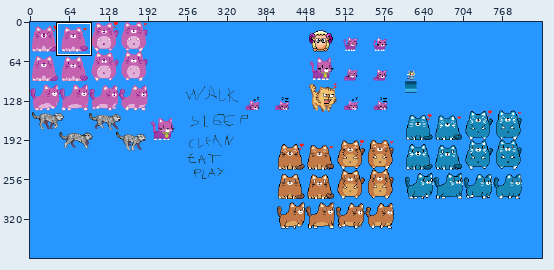
Two states of a sprite sheet, ClickDev.gmx/GFX/player.png. The picture above shows the old version from afar; the outline marks the close-up.
Close-up. As it was:
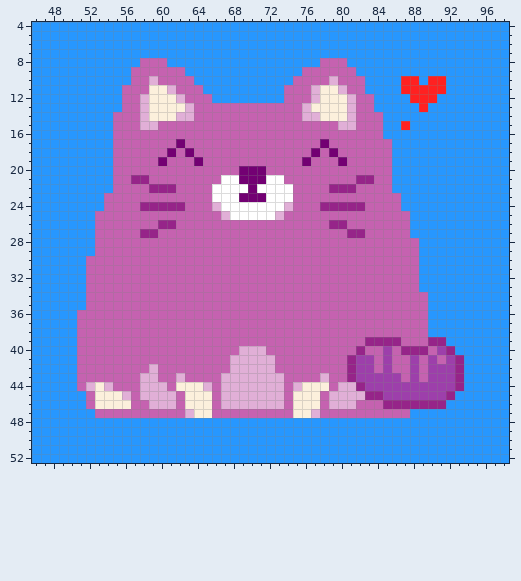
The file is 832x384 pixels. Colours within 5 levels of each other are drawn and written as one. Shown: x 46..98, y 4..52. The commit also changed other parts of the picture, which this record leaves out.
Once edited:
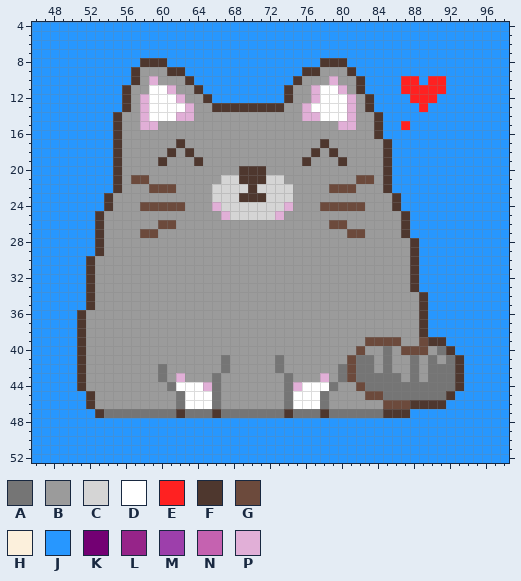
Palette (. is transparent): A #757575  B #9b9b9b  C #d5d5d5  D #ffffff  E #ff2121  F #4e372e  G #6c4a3c  H #fcf0dc  J #2797ff  K #730073  L #962489  M #9d3fab  N #c562b0  P #e1afd7
The edit:
Changed rows in their new state; - is an unchanged pixel.
first column x 51:
 8 -------FFF-----------------FFF-------------
 9 ------FBBBFF-------------FFBBBF------------
10 ------FB-BBBF-----------FBBB-BBF-----------
11 -----FBBDD-BBF---------FBB-DD-BF-----------
12 -----FB-DDD-BBF--------FBB-DDD-BF----------
13 -----FB-DDDD-BBFFFFFFFFBB-DDDD-BF----------
14 ----FBB-DDD--BBBBBBBBBBBB--DDD-BBF---------
15 ----FBB--BBBBBBBBBBBBBBBBBBBB--BBF---------
16 ----FBBBBBBBBBBBBBBBBBBBBBBBBBBBBF---------
17 ----FBBBBBBFBBBBBBBBBBBBBBBFBBBBBBF--------
18 ----FBBBBBFBFBBBBBBBBBBBBBFBFBBBBBF--------
19 ----FBBBBFBBBFBBBBBBBBBBBFBBBFBBBBF--------
20 ----FBBBBBBBBBBBBBFFFBBBBBBBBBBBBBF--------
21 ----FBGGBBBBBBBBCCFFFCCBBBBBBBBGGBF--------
22 ----FBBBGGGBBBBCCCCFCCCCBBBBGGGBBBF--------
23 ---FBBBBBBBBBBBCCCFFFCCCBBBBBBBBBBBF-------
24 ---FBBBGGGGGBBB-CCCCCCC-BBBGGGGGBBBF-------
25 --FBBBBBBBBBBBBB-CCCCC-BBBBBBBBBBBBBF------
26 --FBBBBBBGGBBBBBBBBBBBBBBBBBGGBBBBBBF------
27 --FBBBBGGBBBBBBBBBBBBBBBBBBBBBGGBBBBF------
28 --FBBBBBBBBBBBBBBBBBBBBBBBBBBBBBBBBBBF-----
29 --FBBBBBBBBBBBBBBBBBBBBBBBBBBBBBBBBBBF-----
30 -FBBBBBBBBBBBBBBBBBBBBBBBBBBBBBBBBBBBF-----
31 -FBBBBBBBBBBBBBBBBBBBBBBBBBBBBBBBBBBBF-----
32 -FBBBBBBBBBBBBBBBBBBBBBBBBBBBBBBBBBBBF-----
33 -FBBBBBBBBBBBBBBBBBBBBBBBBBBBBBBBBBBBF-----
34 -FBBBBBBBBBBBBBBBBBBBBBBBBBBBBBBBBBBBBF----
35 -FBBBBBBBBBBBBBBBBBBBBBBBBBBBBBBBBBBBBF----
36 FBBBBBBBBBBBBBBBBBBBBBBBBBBBBBBBBBBBBBF----
37 FBBBBBBBBBBBBBBBBBBBBBBBBBBBBBBBBBBBBBF----
38 FBBBBBBBBBBBBBBBBBBBBBBBBBBBBBBBBBBBBBF----
39 FBBBBBBBBBBBBBBBBBBBBBBBBBBBBBBBGGGGBBGFF--
40 FBBBBBBBBBBBBBBBBBBBBBBBBBBBBBBGBBABGGGBAF-
41 FBBBBBBBBBBBBBBBABBBBBABBBBBBBGAABABBABABAF
42 FBBBBBBBBABBBBBBABBBBBABBBBBBAGAABABBABAAAF
43 FBBBBBBBBAB-BBBABBBBBBBABBB-BAGAAAAABABAAAF
44 FBBBBBBBBBADDD-ABBBBBBBA-DDDABBGAAAAAAAAAAF
45 -FBBBBBBBBBADDDABBBBBBBADDDABBBBGGAAAAAAAF-
46 -FBBBBBBBBBADDDABBBBBBBADDDABBBBBBGGGFFFF--
47 --FAAAAAAAAFAAAFAAAAAAAFAAAFAAAAAAFFF------
Pixel boxes of the changes (left, top, right, bottom) in both close-ups:
changed: (77, 58, 464, 418)
